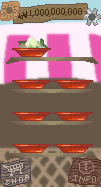
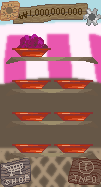
Layer changes from the first 101px x 187px image to the second:
painted on "plum" over 17, 34, 48, 48
hid "peach" over 18, 36, 48, 48
